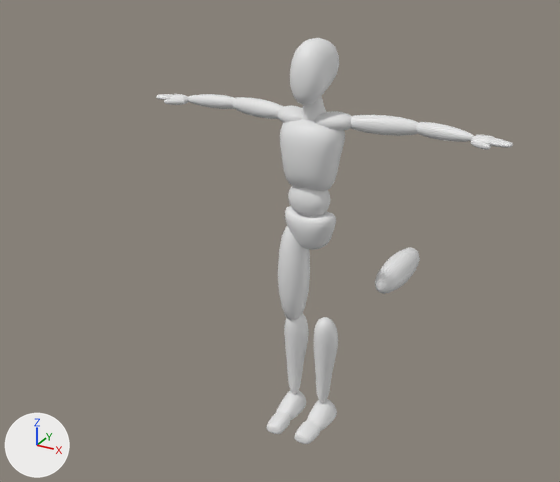
Renders of the FBX model software/GUI/DisplayModel/biped/test/biped_rig.fbx from each side of a commit.
One viewpoint serves both versions: a 50 mm camera at (1.56, -3.13, 2.55) aimed at (-0.05, -0.22, 1.1). Arrows for +X, +Y and +Z are at lower left; the lights stay in place. Where no turn or scale is listed for an object, it has been applied to the vertices.

Before the edit, the objects in view are built like this:
```python
me_mesh = bpy.data.meshes.new('Mesh')
me_mesh.from_pydata(...)  # 258 vertices, 256 faces; spans x -0.153..0.153, y -0.12..0.092, z -0.16..0.19
me_mesh_017 = bpy.data.meshes.new('Mesh.017')
me_mesh_017.from_pydata(...)  # 98 vertices, 96 faces; spans x -0.107..0.107, y -0.088..0.057, z -0.097..0.092
me_mesh_021 = bpy.data.meshes.new('Mesh.021')
me_mesh_021.from_pydata(...)  # 226 vertices, 224 faces; spans x -0.06..0.063, y -0.063..0.071, z -0.315..0.207
ob_chest = bpy.data.objects.new('Chest', me_mesh)
ob_chest.location = (0.0, 0.0, 1.458)
ob_mid = bpy.data.objects.new('Mid', me_mesh_017)
ob_mid.location = (0.0, 0.0, 1.253)
ob_shin_r = bpy.data.objects.new('Shin.R', me_mesh_021)
ob_shin_r.location = (-0.087, 0.019, 0.403)
# also in view: 'Shin.L' at (0.09, 0.02, 0.35); 'Head' at (0.0, 0.01, 1.85); 'Foot.L' at (0.09, -0.02, 0.05); 'Thigh.L' at (0.17, 0.82, 0.56); 'Thigh.R' at (-0.09, 0.0, 0.84)
```
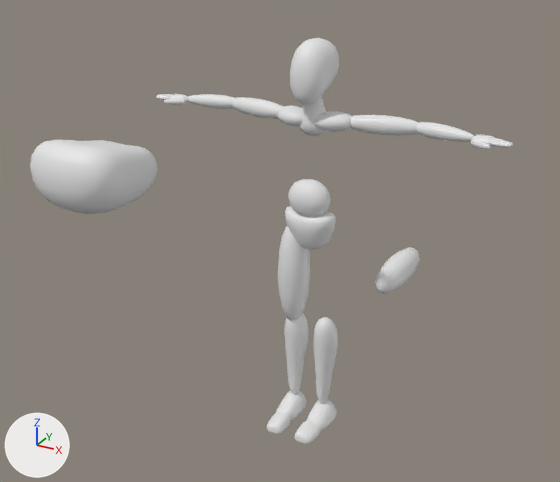
Location of each change, (x1, y1, x2, y2) in pixels of the pictures (560 x 482 px):
'Chest', moved, turned
    before: (280, 119, 345, 191)
    after: (30, 140, 158, 214)

Edits to the bpy script that builds the scene:
```text
Change ob_chest:
    ob_chest.location: (0.0, 0.0, 1.458) -> (0.0, -1.427, 1.808)
    ob_chest.rotation_euler: (0.0, 0.0, 0.0) -> (1.45, 0.0, 0.0)  # degrees (0, 0, 0) -> degrees (83, 0, 0)
```
